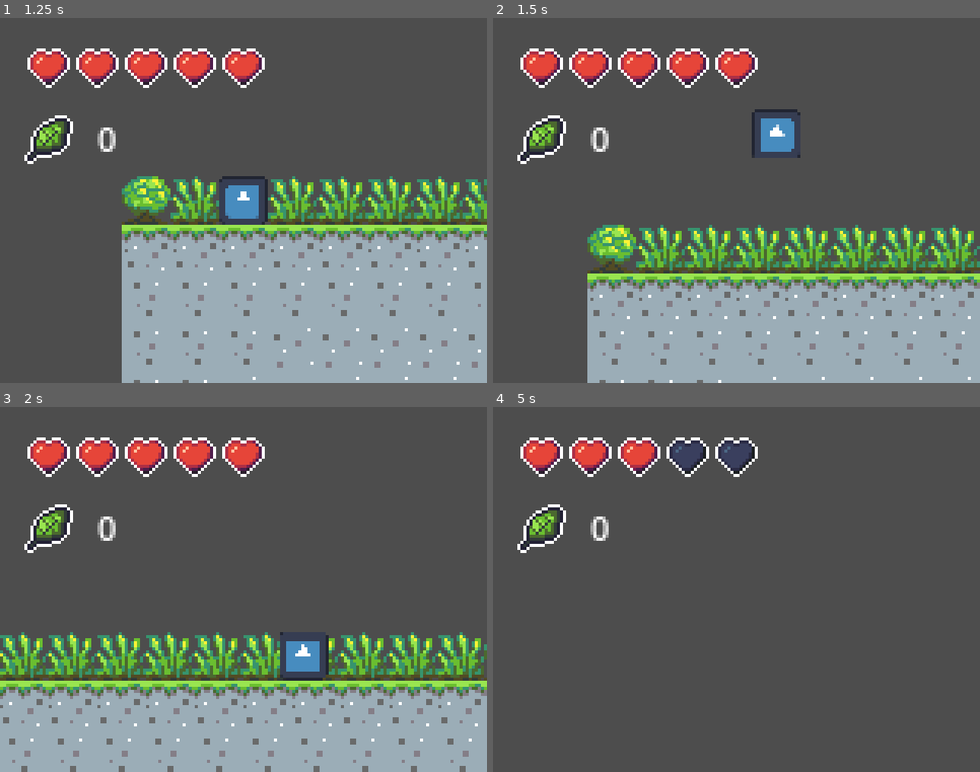
Above: before the commit, frames 1-4 (two rows, left to right).
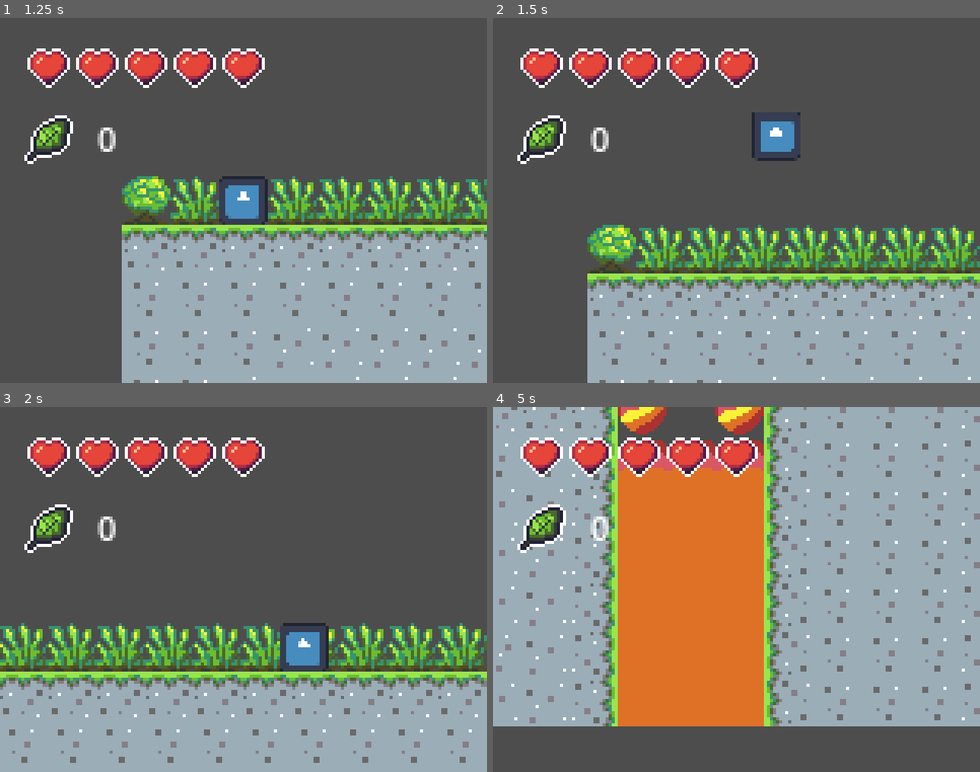
Above: after the commit, the same moments.

Repository: JeremyLikesCats/Super-Koala-Run
Game: Godot game, scene res://scenes/main_ui.tscn
The game is run twice, just before and just after one commit, with the same random seed, the same clock (stepped at 60 frames per second) and the same inputs. The engine's default icon, where the game draws it, is replaced by a stand-in: a white triangle on a blue panel in a dark square.
Inputs (mouse positions are in pixels of both pictures, inside the frame that each line leads up to):
- Up to frame 1 (1.25 s): click (121, 335) at 0.5 s
- Up to frame 2 (1.5 s): tap Enter at 1.25 s; move the mouse to (843, 182) at 1.27 s; hold Right (Right) from 1.28 s (still down); hold Space (Jump) from 1.28 s (still down); click (843, 182) at 1.42 s
- Up to frame 3 (2 s): keep holding Right (Right); keep holding Space (Jump)
- Up to frame 4 (5 s): move the mouse to (639, 607) at 2.02 s; release Space (Jump) at 2.03 s; tap Alt at 2.1, 4.35 s; tap Space (Jump) at 2.27, 2.3, 2.57, 3.6, 3.77, 4.07 s; move the mouse to (785, 509) at 2.77 s; release Right (Right) at 2.78 s; hold A (Left) 2.78-3.53 s; hold Space (Jump) 2.78-3.53 s; tap Shift at 2.85 s; move the mouse to (712, 662) at 3.52 s; hold Right (Right) from 3.53 s (still down); click (712, 662) at 3.67 s; move the mouse to (882, 644) at 4.27 s; hold Space (Jump) from 4.28 s (still down)

Frame 1 is identical in both runs. In frame 2, 0.2% of the frame differs, in the area x 53-63%, y 25-40%; in frame 3, 18%; in frame 4, 83%, in the area x 0-100%, y 0-88%.

Commit message:
refactored movement code to become a lot cleaner and structured

Diff:
--- /dev/null
+++ b/PlayerData.gd
@@ -0,0 +1,6 @@
+extends Node
+
+var max_health: int = 5
+var current_health: int = max_health
+
+var leaves: int = 0
--- a/project.godot
+++ b/project.godot
@@ -14,6 +14,10 @@
 run/main_scene="uid://gfj2oifyslxv"
 config/features=PackedStringArray("4.7", "Mobile")
 config/icon="res://icon.svg"
+
+[autoload]
+
+PlayerData="*uid://d0n27p3sjtubx"
 
 [display]
 
--- a/scenes/levels/level_1.tscn
+++ b/scenes/levels/level_1.tscn
@@ -109,9 +109,8 @@
 tile_map_data = PackedByteArray("AAAAAAcAAAABAAAAAAABAAcAAAABAAAAAAACAAcAAAABAAAAAAADAAcAAAABAAAAAAAEAAcAAAABAAAAAAAFAA …(6640 unchanged characters)…
 tile_set = SubResource("TileSet_k73sm")
 
-[node name="Player" parent="." unique_id=1536402110 node_paths=PackedStringArray("beginning") instance=ExtResource("1_6iamk")]
+[node name="Player" parent="." unique_id=1536402110 instance=ExtResource("1_6iamk")]
 position = Vector2(40, 104)
-beginning = NodePath("../Beginning")
 
 [node name="Camera2D" type="Camera2D" parent="Player" unique_id=900290926]
 position_smoothing_enabled = true
--- a/scripts/flag.gd
+++ b/scripts/flag.gd
@@ -4,4 +4,5 @@
 
 func _on_body_entered(body: Node2D) -> void:
 	if body.is_in_group("Player"):
+		body.save_data_to_globals()
 		get_tree().change_scene_to_packed(next_scene)
--- a/scripts/player.gd
+++ b/scripts/player.gd
@@ -1,174 +1,138 @@
 extends CharacterBody2D
 
-
+## Basic movement constants
 const SPEED = 110.0
 const FRICTION = 20.0
 const JUMP_VELOCITY = -220.0
-const BOUNCE_VELOCITY = -200.0
 
-# Coyote time!! for better feeling movement allows the player to have a window of time just after falling off a platform to jump
-const COYOTE_TIME_THRESHOLD = 0.07
-var coyote_time = 0
-
-# Jump buffering - allows the user to jump just before landing for a few frames
-const JUMP_BUFFERING_THRESHOLD = 0.15
-var jump_buffering_time = JUMP_BUFFERING_THRESHOLD
-var incrementing_jump_buffering_time = false
-
-var jump_window_caused_by_buffering = 0
-var jump_caused_by_buffering = false
-
-# Knockback
-var knocked_back = false
-var just_knocked_back = false
-
-# Hold to jump higher
-const JUMP_WINDOW = 0.19
-var jump_time = 0
-var can_increase_jump_time = false
+## States
+var knocked_back: bool = false
+var just_knocked_back: bool = false
+var jumped: bool = false
+var just_jumped: bool = false
 
 
-var health: HealthComponent
+## Coyote Time
+const COYOTE_TIME_THRESHOLD = 0.06
+var coyote_time_timer = 0
+var coyote_can_jump = false # Activates only if you just got of an edge.
 
-var leaves: LeafComponent
+## Hold to jump higher
+const GRAVITY_REDUCE_FACTOR = 1/2.8
+const JUMP_HOLD_TIME_THRESHOLD = 0.19
+var jump_hold_timer = 0
+var jump_holding = false # Only true during the jump holding time
 
-const DAMAGE_COOLDOWN = 1
-var timeSinceDamaged: float
-var increasingTimeSinceDamaged = false
+## Jump Buffering
+const JUMP_BUFFERING_TIME_THRESHOLD = 0.15
+var jump_buffering_timer = 0
+var incrementing_jump_buffering_timer = false
 
-
-@export var beginning: Node2D
+## REFACTORING MOVEMENT
 
 func _ready() -> void:
-	health = $Health
-	health.died.connect(die)
-	timeSinceDamaged = DAMAGE_COOLDOWN
-	leaves = $Leaves
-
+	pass
 
 func _physics_process(delta: float) -> void:
+	if not knocked_back:
+		# Basic movement
+		detect_sideways_movement()
 
+		# Jump detection
+		detect_jumping()
 
+		# Coyote time
+		if not is_on_floor() and not jumped and not knocked_back:
+			coyote_can_jump = true
 
-	# Add the gravity.
+		## While you can jump with coyote time, increment the timer and check if you can still jump
+		if coyote_can_jump == true:
+			coyote_time_timer += delta
+			if coyote_time_timer > COYOTE_TIME_THRESHOLD:
+				coyote_can_jump = false
+				coyote_time_timer = 0
+
+		# Jump Buffering
+		if incrementing_jump_buffering_timer:
+			jump_buffering_timer += delta
+
+		if not is_on_floor():
+			if Input.is_action_just_pressed("Jump"):
+				jump_buffering_timer = 0
+				incrementing_jump_buffering_timer = true
+
+		detect_buffered_jumping()
+
+		# Jump Holding Detection
+
+		## Basic jump (floor jump)
+		if Input.is_action_pressed("Jump"):
+			if jump_holding:
+				jump_hold_timer += delta
+
+			if jump_hold_timer > JUMP_HOLD_TIME_THRESHOLD:
+				jump_hold_timer = 0
+				jump_holding = false
+		else:
+			jump_hold_timer = 0
+			jump_holding = false
+
+	# Gravity + Jump Holding
 	if not is_on_floor():
-		if coyote_time < COYOTE_TIME_THRESHOLD:
-			coyote_time += delta
-		if jump_caused_by_buffering:
-			print(jump_buffering_time)
-			print(jump_time)
-			print(jump_window_caused_by_buffering)
-			if jump_time - jump_window_caused_by_buffering <= JUMP_WINDOW and can_increase_jump_time:
-				velocity += get_gravity()/2.8 * delta
-			else:
-				velocity += get_gravity() * delta
-		else:
-			if jump_time > JUMP_WINDOW or can_increase_jump_time == false:
-				velocity += get_gravity() * delta
-			else:
-				velocity += get_gravity()/2.8 * delta
+		apply_gravity(delta)
 
-	if is_on_floor():
-		jump_time = JUMP_WINDOW
-		coyote_time = 0
-
-		jump_caused_by_buffering = false
-		if just_knocked_back == false:
+	# Reset states
+	if just_knocked_back:
+		just_knocked_back = false
+	else:
+		if is_on_floor():
 			knocked_back = false
 
-		if just_knocked_back == true:
-			just_knocked_back = false
+	if just_jumped:
+		just_jumped = false
+	else:
+		if is_on_floor():
+			jumped = false
 
-		if jump_buffering_time < JUMP_BUFFERING_THRESHOLD:
-			jump_time = 0
-			jump_caused_by_buffering = true
-			jump_window_caused_by_buffering = jump_buffering_time
-			can_increase_jump_time = Input.is_action_pressed("Jump")
-			jump()
+	move_and_slide()
 
-		jump_buffering_time = JUMP_BUFFERING_THRESHOLD
-		incrementing_jump_buffering_time = false
+func apply_gravity(delta):
+	if jump_holding:
+		velocity += get_gravity()/2.8 * delta
+	else:
+		velocity += get_gravity() * delta
 
-
-	if incrementing_jump_buffering_time:
-		jump_buffering_time += delta
-
-	# Handle jump.
-	# TODO: somehow implement so that if you hold jump you keepj umping?
-	if Input.is_action_just_pressed("Jump") and is_able_to_jump():
-		jump()
-		can_increase_jump_time = true
-		jump_time = 0
-
-
-	if Input.is_action_just_pressed("Jump"):
-		jump_buffering_time = 0
-		incrementing_jump_buffering_time = true
-
-	print(jump_caused_by_buffering)
-	if Input.is_action_just_released("Jump"):
-		can_increase_jump_time = false
-
-
-	if Input.is_action_pressed("Jump") and can_increase_jump_time == true:
-		jump_time += delta
-
-
-	# Handle movement.
+func detect_sideways_movement():
 	var direction := Input.get_axis("Left", "Right")
-	if direction and not knocked_back:
+	if direction:
 		velocity.x = direction * SPEED
 	else:
 		velocity.x = move_toward(velocity.x, 0, FRICTION)
 
+func detect_buffered_jumping():
+	if is_on_floor():
+		if jump_buffering_timer < JUMP_BUFFERING_TIME_THRESHOLD and incrementing_jump_buffering_timer:
+			jump()
 
-	if increasingTimeSinceDamaged:
-		timeSinceDamaged += delta
-		if timeSinceDamaged > DAMAGE_COOLDOWN:
-			increasingTimeSinceDamaged = false
-	move_and_slide()
+		jump_buffering_timer = 0
+		incrementing_jump_buffering_timer = false
+
+func detect_jumping():
+	if Input.is_action_just_pressed("Jump"):
+		if is_on_floor() or coyote_can_jump:
+			jump()
 
 func jump():
-	if not knocked_back:
-		velocity.y = JUMP_VELOCITY
+	velocity.y = JUMP_VELOCITY
 
-func is_able_to_jump():
-	if is_on_floor() or coyote_time < COYOTE_TIME_THRESHOLD:
-		return true
-	return false
+	## Allow jump holding mechanic to kick in
+	jump_holding = true
 
+	## Set jumped state to true
+	jumped = true
+	just_jumped = true
 
-func knockback(force_vector: Vector2):
-	velocity = force_vector
+func knockback(knockback_velocity: Vector2):
+	velocity = knockback_velocity
+	knocked_back = true
 	just_knocked_back = true
-	knocked_back = true
-
-func die():
-	self.queue_free()
-
-func take_enemy_damage(enemy: Area2D):
-	if timeSinceDamaged >= DAMAGE_COOLDOWN:
-		knockback(Vector2(enemy.knockback.x * sign(position.x - enemy.global_position.x), enemy.knockback.y))
-		health.take_damage(enemy.damage)
-		timeSinceDamaged = 0
-		increasingTimeSinceDamaged = true
-
-func _on_area_entered(area: Area2D) -> void:
-	if area.is_in_group("Enemy"):
-		# Mario-like enemy hit
-		   # moving downward  # Above enemy                           # not in the state of being knocked back
-		if velocity.y > 0 and position.y < area.global_position.y and knocked_back == false :
-			if area.id != "spiked_turtle":
-				velocity.y = BOUNCE_VELOCITY
-				area.healthComponent.take_damage(1)
-			else:
-				take_enemy_damage(area)
-		elif knocked_back == false:
-			take_enemy_damage(area)
-	elif area.is_in_group("Lava"):
-		position = beginning.position
-		health.take_damage(2)
-	elif area.is_in_group("Collectible"):
-		if area.type == "Leaf":
-			leaves.add_leaves(area.value)
-		area.queue_free()
--- a/scripts/snake.gd
+++ b/scripts/snake.gd
@@ -21,6 +21,8 @@
 		velocity = abs(velocity)
 	elif area.name == "right_barrier":
 		velocity = -abs(velocity)
+	elif area.is_in_group("Enemy"):
+		velocity = -velocity
 
 func die():
 	queue_free()
--- a/scripts/spiked_turtle.gd
+++ b/scripts/spiked_turtle.gd
@@ -19,6 +19,8 @@
 		velocity = abs(velocity)
 	elif area.name == "right_barrier":
 		velocity = -abs(velocity)
+	elif area.is_in_group("Enemy"):
+		velocity = -velocity
 
 func die():
 	queue_free()
Not shown, added: PlayerData.gd.uid
Not shown, removed: Super Koala Run.apple-touch-icon.png.import
Not shown, removed: Super Koala Run.icon.png.import
Not shown, removed: Super Koala Run.png.import
